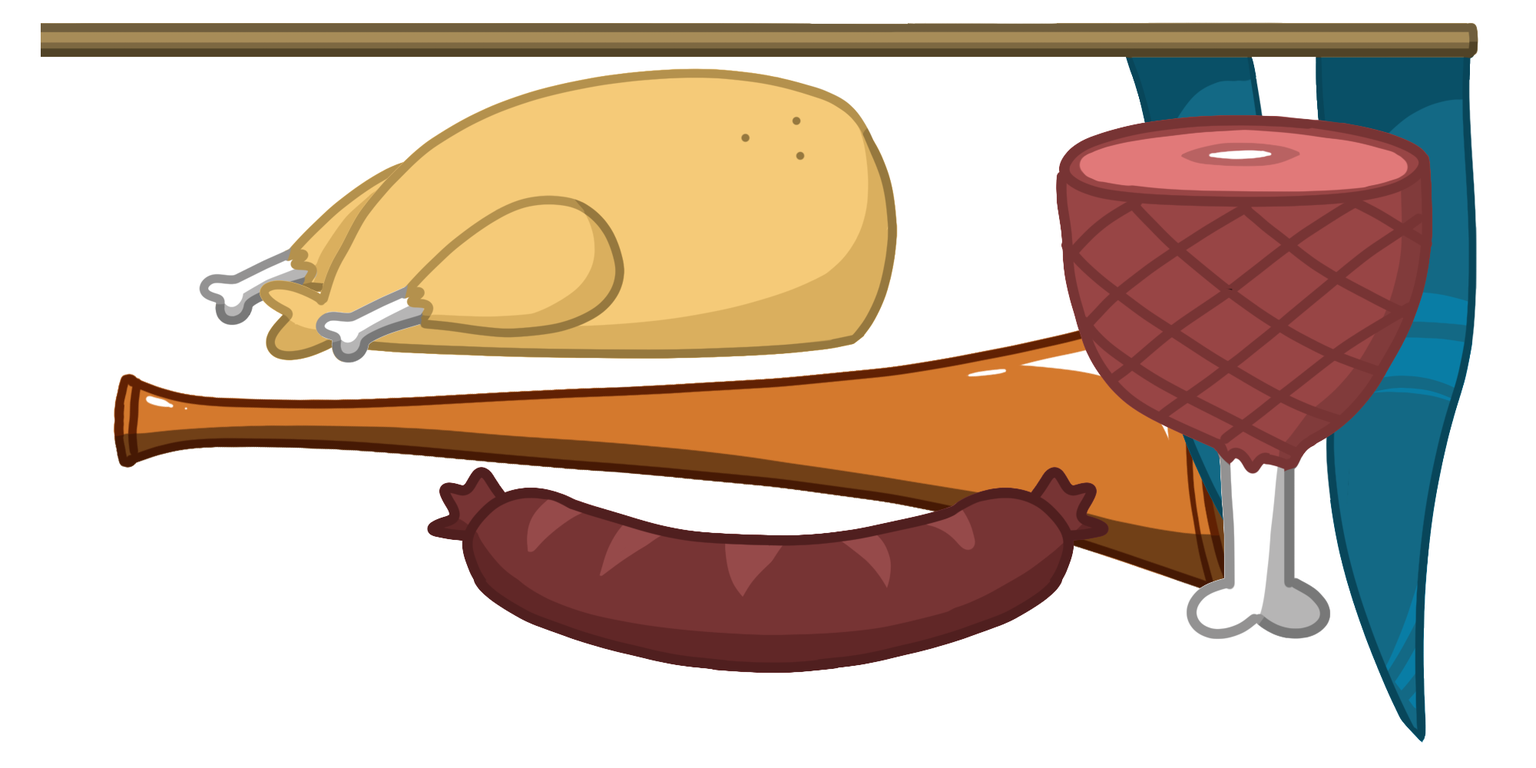
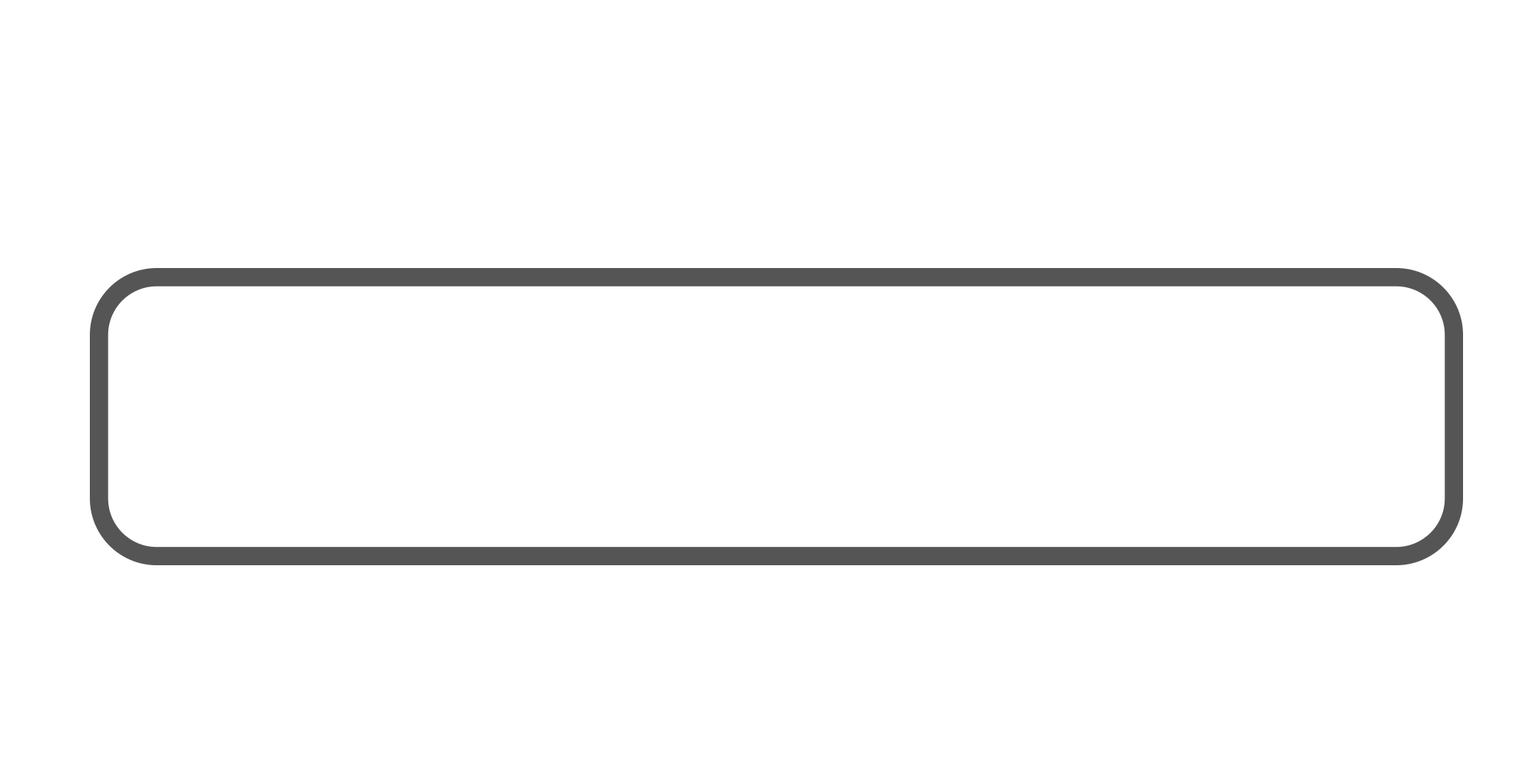
Comparing the layer stacks of the two 1536 × 768 images. Changes:
added layer "Rounded Rectangle 3" above "saussage" over [89, 268, 1463, 566]
hid group "saussage" (5 layers) over [386, 444, 1142, 674]
hid group "Ham" (7 layers) over [999, 58, 1477, 667]
hid group "Chicken" (1st of 2) (18 layers) over [189, 68, 950, 421]
hid group "Flag" (5 layers) over [40, 22, 1479, 743]
hid group "Hornet" (6 layers) over [89, 247, 1331, 630]
